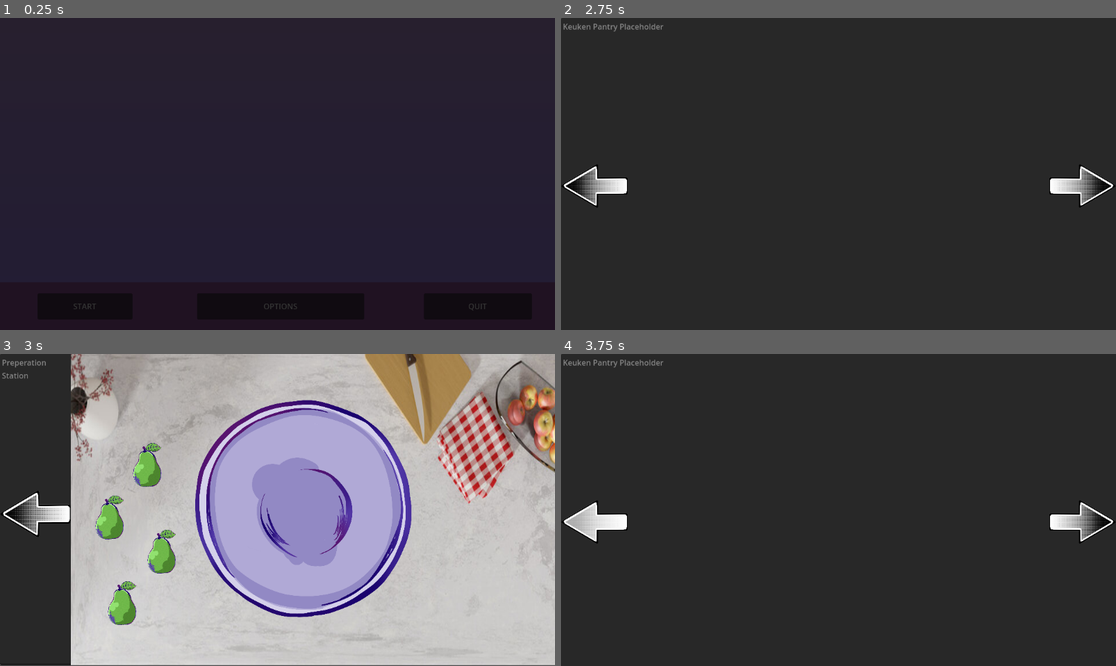
Above: before the commit, frames 1-4 (two rows, left to right).
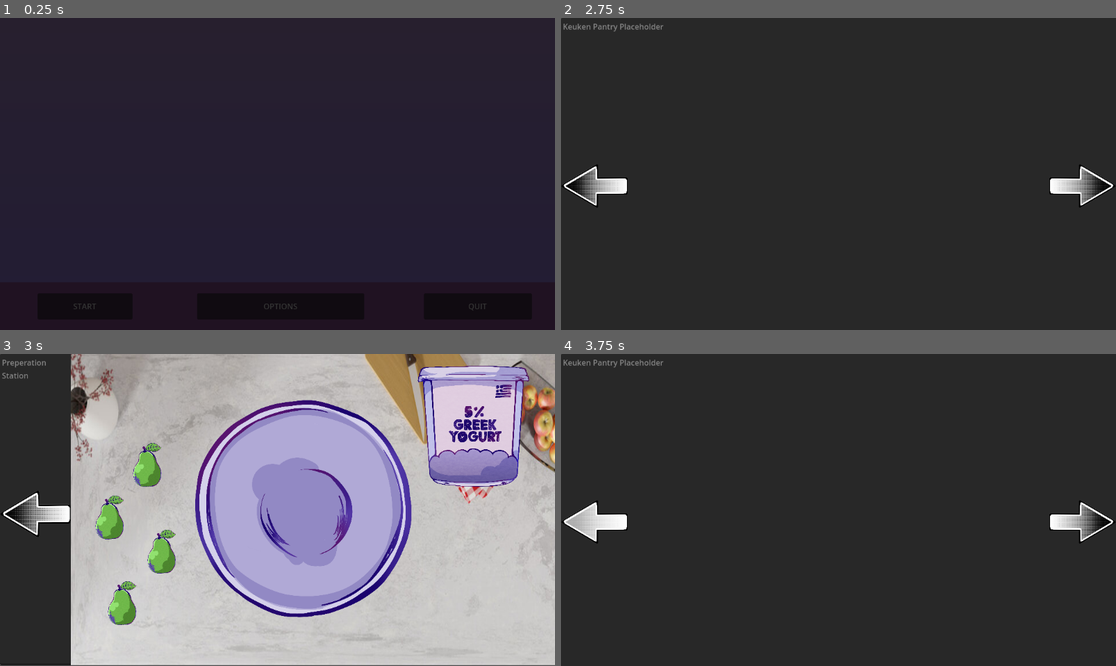
Above: after the commit, the same moments.

Repository: authenticBloodshed/gOATmeal
Game: Godot game, scene res://MainMenu.tscn
Two runs of this game, one before a commit and one after it. Both use one fixed random seed, a clock stepped at 60 frames per second and the inputs below.
Inputs (mouse positions are in pixels of both pictures, inside the frame that each line leads up to):
- Up to frame 1 (0.25 s): no input
- Up to frame 2 (2.75 s): click "START" at 0.5 s; click "START" at 1.25 s; click "START" at 2 s
- Up to frame 3 (3 s): click (521, 522) at 2.75 s
- Up to frame 4 (3.75 s): click (594, 516) at 3.5 s

Frames 1-2 are identical in both runs. In frame 3, 6.5% of the frame differs, in the area x 75-96%, y 3-43%; in frame 4, nothing differs.

Commit message:
Added yogurt
Yogurt can now be dragged into the bowl which will fill the bowl with yogurt and make the yogurt tub disappear

Diff:
--- /dev/null
+++ b/DragItem.gd
@@ -0,0 +1,31 @@
+extends Area2D
+
+@export var targetPath : NodePath   # Assigns what to activate on drop
+
+var dragging := false
+
+func _input_event(viewport, event, shape_idx):
+	if event is InputEventMouseButton:
+		if event.button_index == MOUSE_BUTTON_LEFT and event.pressed:
+			dragging = true
+			z_index = 10  # Bring forward
+
+func _process(delta):
+	if dragging:
+		global_position = get_global_mouse_position()
+
+func _input(event):
+	if dragging and event is InputEventMouseButton:
+		if event.button_index == MOUSE_BUTTON_LEFT and not event.pressed:
+			finish_drag()
+
+func finish_drag():
+	dragging = false
+	z_index = 0
+
+	# Activates target
+	var target = get_node(targetPath)
+	target.visible = true
+
+	# Removes the yogurt from scene
+	queue_free()
--- /dev/null
+++ b/DragItem.tscn
@@ -0,0 +1,17 @@
+[gd_scene load_steps=4 format=3 uid="uid://bqbfc5bl3q8xt"]
+
+[ext_resource type="Script" path="res://DragItem.gd" id="1_v2aox"]
+[ext_resource type="Texture2D" uid="uid://0ymctj271qxw" path="res://GreekYogurt.png" id="2_31s4t"]
+
+[sub_resource type="RectangleShape2D" id="RectangleShape2D_rnvm1"]
+size = Vector2(1818, 2047)
+
+[node name="DragItem" type="Area2D"]
+script = ExtResource("1_v2aox")
+
+[node name="CollisionShape2D" type="CollisionShape2D" parent="."]
+position = Vector2(13, -3.5)
+shape = SubResource("RectangleShape2D_rnvm1")
+
+[node name="Sprite2D" type="Sprite2D" parent="."]
+texture = ExtResource("2_31s4t")
--- a/PrepStation.tscn
+++ b/PrepStation.tscn
@@ -8,7 +8,9 @@
 [ext_resource type="Texture2D" uid="uid://dgy2dputb4r37" path="res://ArrowHover.png" id="4_bsost"]
 [ext_resource type="AudioStream" uid="uid://de83sj2no0dya" path="res://562294-colorscrimsontears-click_mRrswwXk.wav" id="5_liu57"]
 [ext_resource type="Texture2D" uid="uid://dt0f8s077qi2x" path="res://bowl1.png" id="7_jvau5"]
+[ext_resource type="Texture2D" uid="uid://c0ty2sdbqng8f" path="res://yogurt.png" id="8_dmfa1"]
 [ext_resource type="PackedScene" uid="uid://dgvvcqcelxcsk" path="res://DraggableObject.tscn" id="8_fgw3y"]
+[ext_resource type="PackedScene" uid="uid://bqbfc5bl3q8xt" path="res://DragItem.tscn" id="10_mer3u"]
 
 [node name="PrepStation" type="Node2D"]
 script = ExtResource("1_5drbj")
@@ -48,6 +50,12 @@
 scale = Vector2(0.23075, 0.23075)
 texture = ExtResource("7_jvau5")
 
+[node name="Yogurt" type="Sprite2D" parent="."]
+visible = false
+position = Vector2(630, 324)
+scale = Vector2(0.2255, 0.2255)
+texture = ExtResource("8_dmfa1")
+
 [node name="DraggableObject" parent="." instance=ExtResource("8_fgw3y")]
 position = Vector2(309, 231)
 
@@ -60,6 +68,11 @@
 [node name="DraggableObject4" parent="." instance=ExtResource("8_fgw3y")]
 position = Vector2(257, 518)
 
+[node name="DragItem" parent="." instance=ExtResource("10_mer3u")]
+position = Vector2(982, 148)
+scale = Vector2(0.13, 0.13)
+targetPath = NodePath("../Yogurt")
+
 [node name="ClickSound" type="AudioStreamPlayer2D" parent="."]
 stream = ExtResource("5_liu57")
 volume_db = 10.0
Binary file added: GreekYogurt.png
Not shown, added: GreekYogurt.png.import
Not shown: 1 places in PrepStation.tscn that only renumber resources
Binary file added: yogurt.png
Not shown, added: yogurt.png.import
